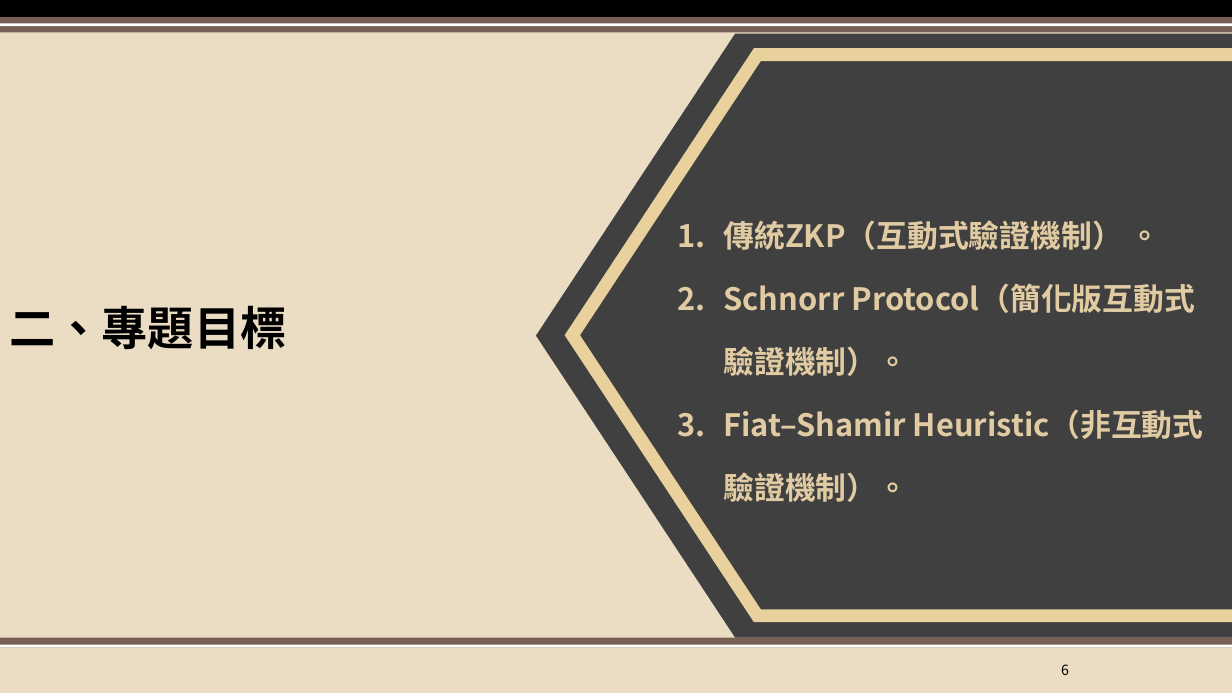
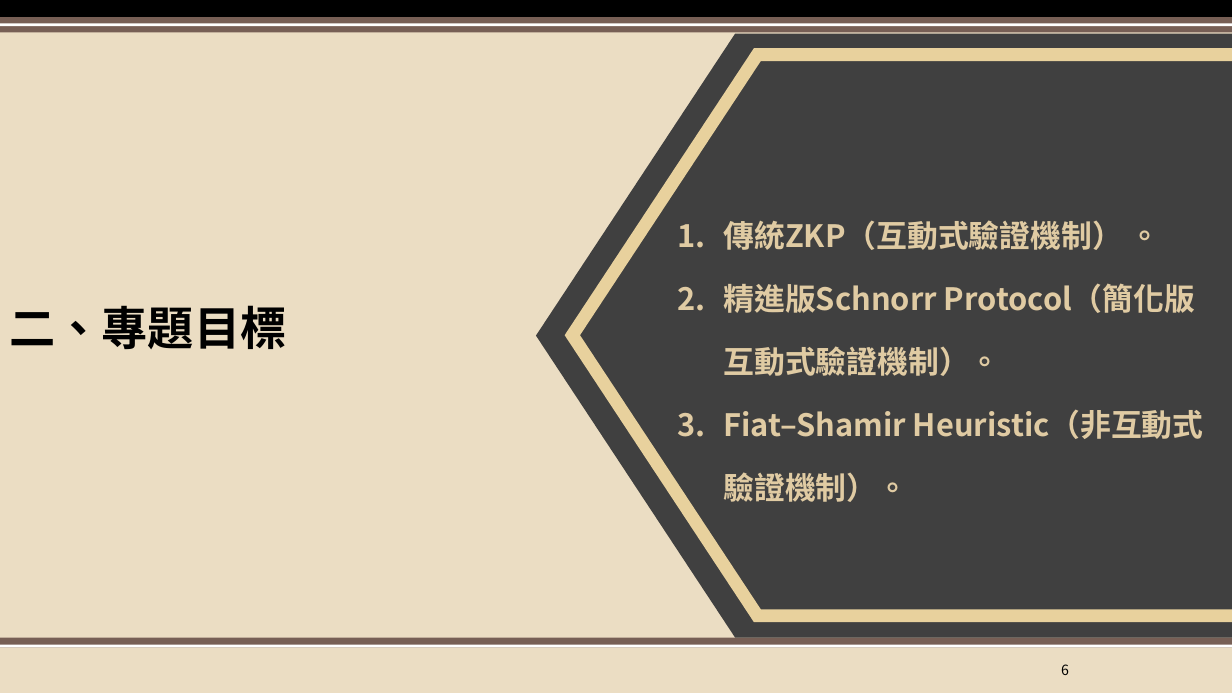
Before and after one commit to XXXaBg3619/ZKP, a slide deck: slide 6 of 密碼學期末專題簡報.pptx. Drawn at 1232x693 pixels with LibreOffice and Linux fonts; fonts in the diff are those of the drawing; background and template pictures are left out. Boxes give left, top, right and bottom in pixels: in the first picture for what was removed or moved away, otherwise in the second. Text is boxed around its words. In the diff, an @@ line names an element or a change of style, - is before the commit and + after.

Commit message:
Modify 精進版Schnorr Protocol

```diff
--- a/密碼學期末專題簡報.pptx
+++ b/密碼學期末專題簡報.pptx
@@ text at (723,283,1195,376): text changed @@
-2. Schnorr Protocol（簡化版互動式驗證機制）。
+2. 精進版Schnorr Protocol（簡化版互動式驗證機制）。
```
Also in this commit, not shown: 7 other slides changed, 3 other files.
